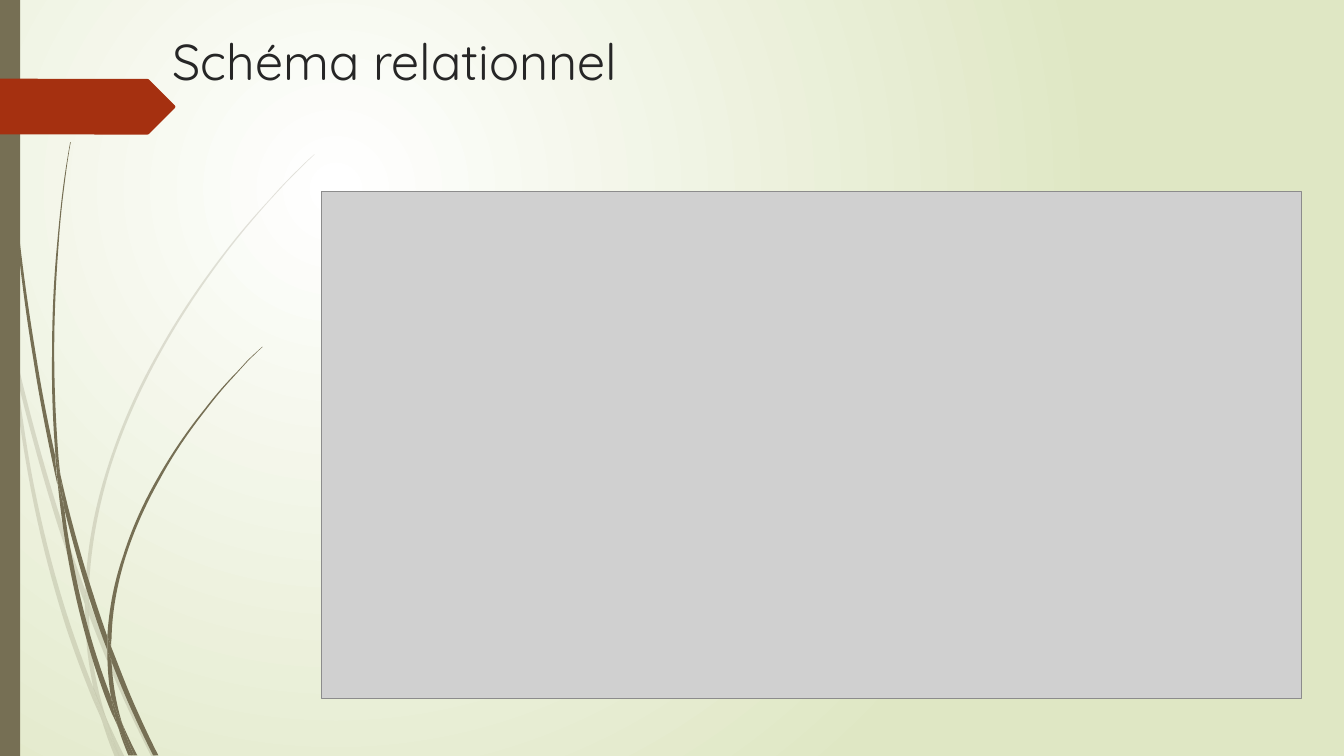
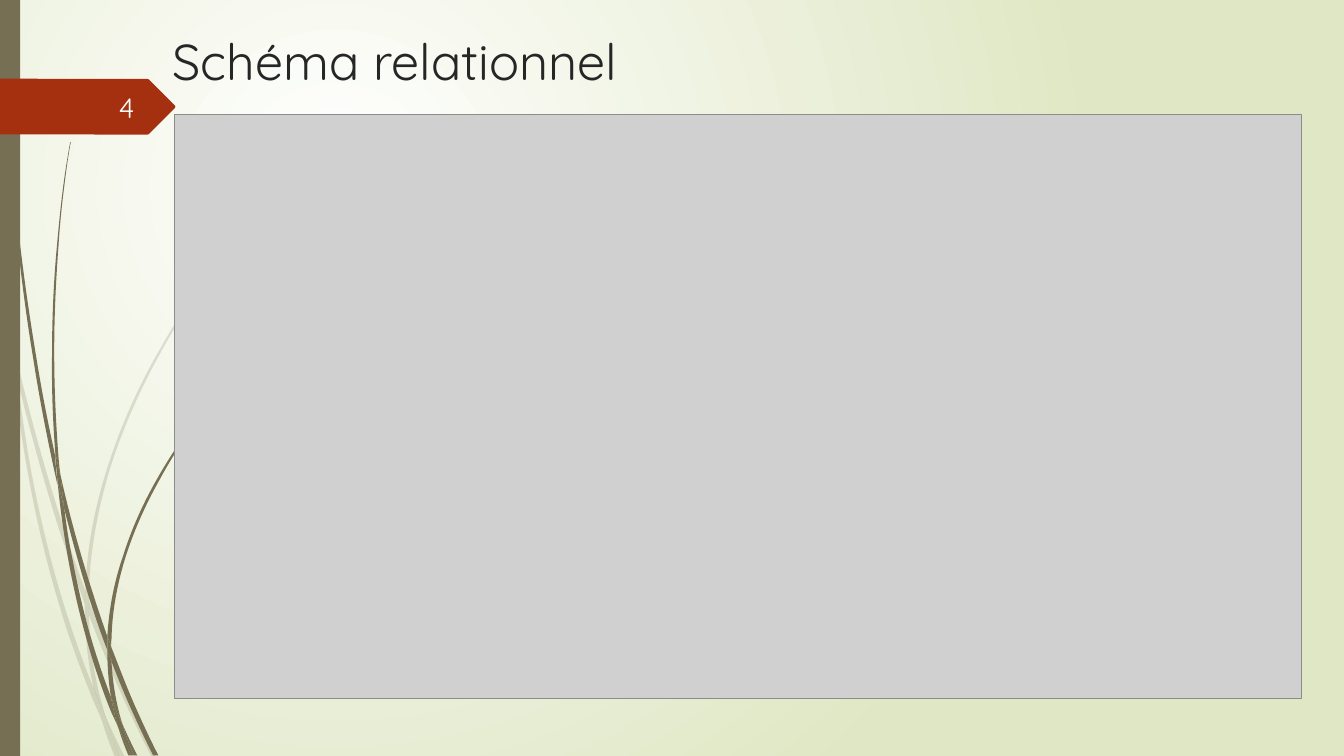
Before and after one commit to LeVraiGG/bdrModsManager, a slide deck: slide 5 of src/main/presentation_projet_bdr.pptx. Drawn at 1344x756 pixels with LibreOffice and Linux fonts; fonts in the diff are those of the drawing; grey boxes stand for pictures. Boxes give left, top, right and bottom in pixels: in the first picture for what was removed or moved away, otherwise in the second. Text is boxed around its words. In the diff, an @@ line names an element or a change of style, - is before the commit and + after.

```diff
--- a/src/main/presentation_projet_bdr.pptx
+++ b/src/main/presentation_projet_bdr.pptx
@@ text added at box(119, 98, 135, 118), 20 pt, text #FEFFFF @@
+4
@@ picture: place and size @@
-picture at box(322, 192, 1303, 699)
+picture at box(174, 115, 1302, 699)
```
Also in this commit, not shown: 9 other slides changed.
